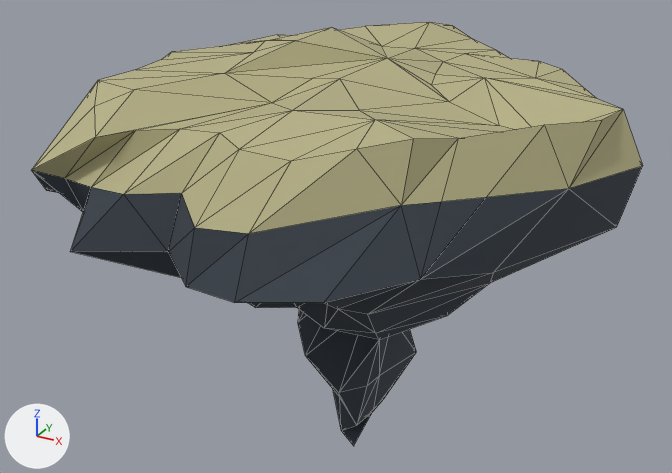
The FBX model Export/fbx/rock019.FBX, before and after one commit.
Camera for both pictures: a camera (50 mm lens) standing at (7.96, -16.05, 8.62) and looking at (-0.81, -0.11, 0.65). Lighting does not change. The marker at lower left points along +X, +Y and +Z. Mesh edges are drawn as thin lines. Where no turn or scale is listed for an object, it has been applied to the vertices.

Objects in the first picture: 'rock_019'.
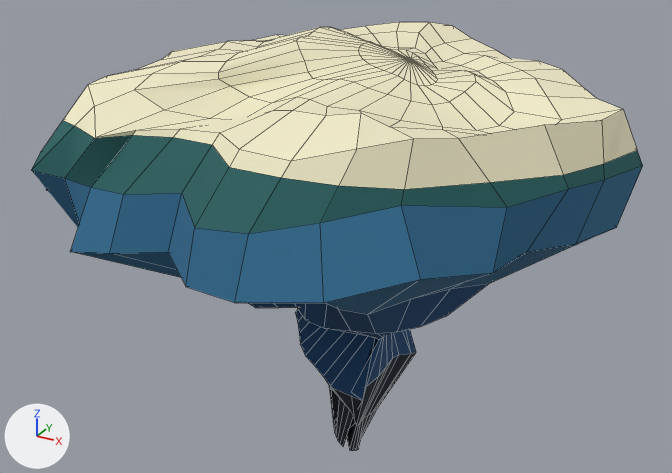
Scene script edits in JSON lines:
```json
{"op": "add", "block": "img_color_palette_png", "code": ["img_color_palette_png = load_image('color_palette.png', '../texture/color_palette.png', 1120, 896, 'sRGB')"]}
{"op": "add", "block": "mat_color_palette", "code": ["mat_color_palette = principled_material('color_palette')", "mat_color_palette.texture = img_color_palette_png", "mat_color_palette.roughness = 0.859"]}
{"block": "me_mesh", "where": "# used by ob_rock_019; location = (0.0, 0.0, 0.0)"}
{"op": "remove", "block": "me_mesh", "code": "me_mesh.from_pydata(...)  # 170 vertices, 335 faces; spans x -5.35..5.35, y -5.65..5.65, z -4.87..4.87"}
{"op": "remove", "block": "me_mesh", "code": "me_mesh.materials.append(mat_felsen)  # dark blue #384049"}
{"op": "remove", "block": "me_mesh", "code": "me_mesh.materials.append(mat_land)  # beige #b5b086"}
{"op": "add", "block": "me_mesh", "code": "me_mesh.from_pydata(...)  # 435 vertices, 470 faces; spans x -5.39..5.35, y -5.65..5.65, z -4.9..4.89"}
{"block": "me_mesh", "change": "me_mesh part 1: 1 vertex moved from x -1.05, y 0.13, z -3.2 to x -1.62, y 2.05, z -3.2; 14 vertices removed from x -4.25..3.63, y -3.93..0.72, z -4.87..4.44; 279 vertices added at x -5.39..5.23, y -5.05..5.47, z -4.9..4.89"}
{"op": "add", "block": "me_mesh", "code": "me_mesh.materials.append(mat_color_palette)  # picture img_color_palette_png"}
```

Where the change shows, as pixel boxes [x1, y1, x2, y2] in the pictures (672 x 473 px):
```json
{"object": "rock_019", "change": "reshaped", "before": [31, 22, 643, 446], "after": [31, 22, 643, 451]}
{"part": 1, "of": "me_mesh", "change": "built on", "before": [32, 28, 623, 446], "after": [31, 22, 643, 451]}
```
